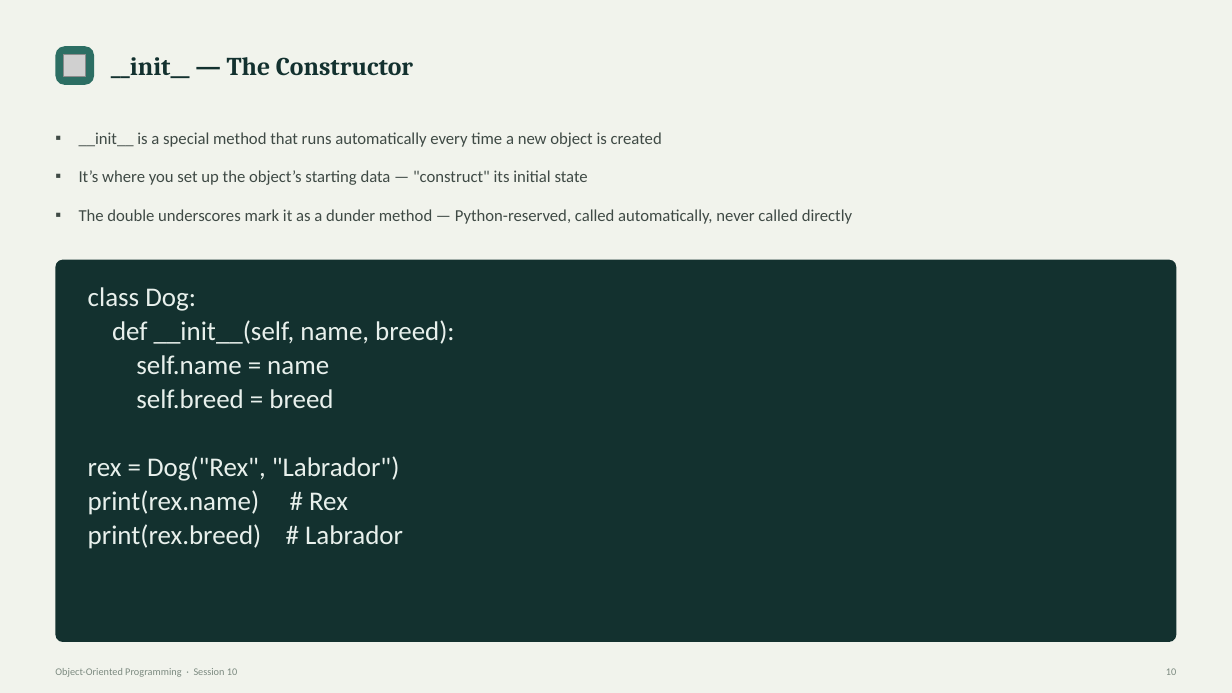
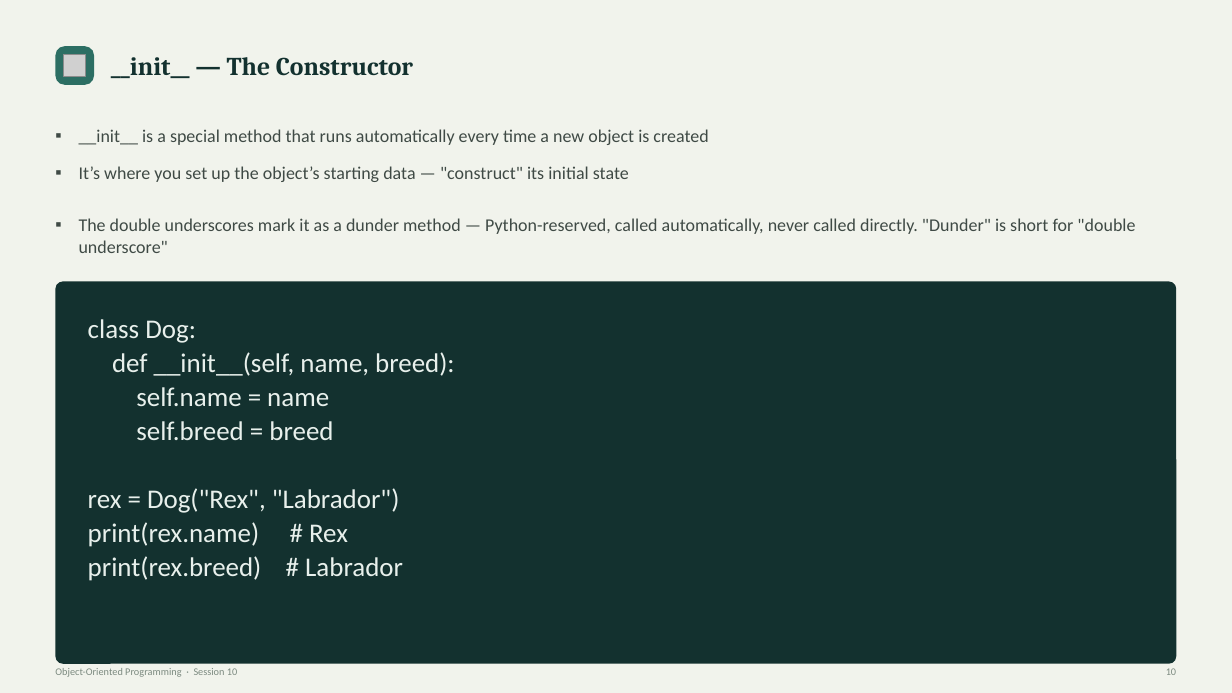
Before and after one commit to waseem-development/ai-ml-course, a slide deck: slide 10 of slides/1_python_slides/9_Object-Oriented Programming - Session 10.pptx. Drawn at 1232x693 pixels with LibreOffice and Linux fonts; fonts in the diff are those of the drawing; grey boxes stand for pictures. Boxes give left, top, right and bottom in pixels: in the first picture for what was removed or moved away, otherwise in the second. Text is boxed around its words. In the diff, an @@ line names an element or a change of style, - is before the commit and + after.

```diff
--- a/slides/1_python_slides/9_Object-Oriented Programming - Session 10.pptx
+++ b/slides/1_python_slides/9_Object-Oriented Programming - Session 10.pptx
@@ text at [79, 129, 708, 182]: size 13 to 14 pt in "__init__ is a special method that runs ...", "It’s where you set up the object’s ..."; line spacing 1.15 to 1 @@
@@ text at [79, 218, 1135, 253]: text changed; size 13 to 14 pt @@
-▪ The double underscores mark it as a dunder method — Python-reserved, called automatically, never called directly
+▪ The double underscores mark it as a dunder method — Python-reserved, called automatically, never called directly. "Dunder" is short for "double underscore"
@@ rounded rectangle: place and size @@
-rounded rectangle at [55, 260, 1177, 642]
+rounded rectangle at [55, 282, 1177, 665]
@@ text "class Dog:": place and size @@
-text "class Dog:" at [88, 287, 454, 549]
+text "class Dog:" at [88, 319, 454, 581]
```
Also in this commit, not shown: 4 other slides changed, 2 other files.
